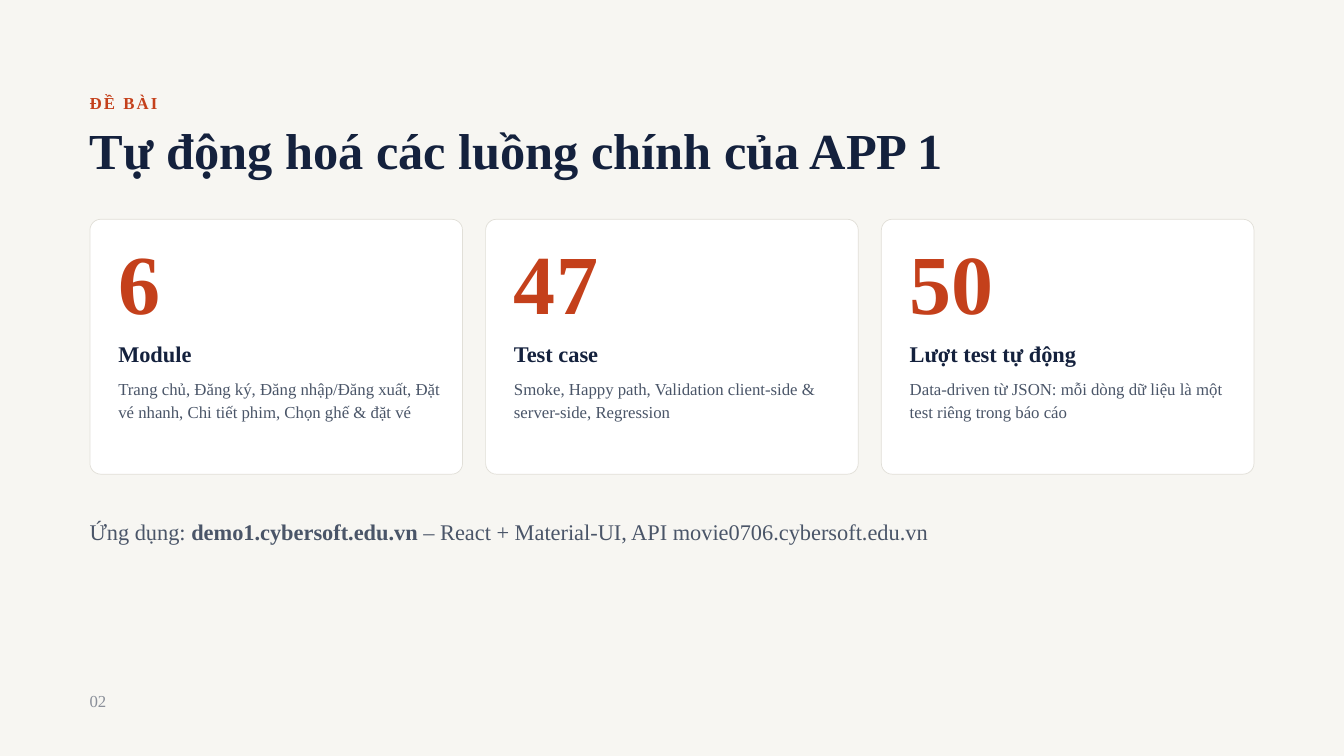
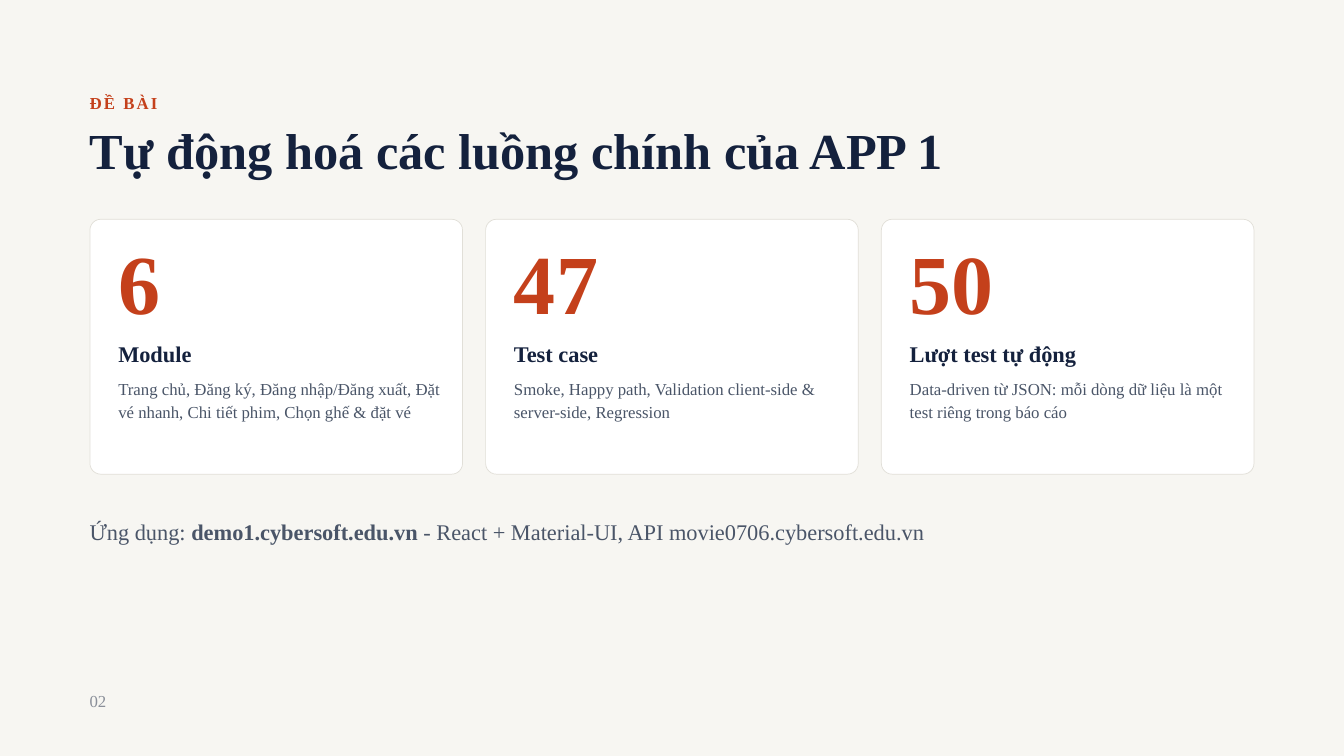
Before and after one commit to kh4nhNLK7068/CapstonePlaywrightTesting19, a slide deck: slide 2 of docs/Capstone Automation - Movie Booking.pptx. Drawn at 1344x756 pixels with LibreOffice and Linux fonts; fonts in the diff are those of the drawing. Boxes give left, top, right and bottom in pixels: in the first picture for what was removed or moved away, otherwise in the second. Text is boxed around its words. In the diff, an @@ line names an element or a change of style, - is before the commit and + after.

```diff
--- a/docs/Capstone Automation - Movie Booking.pptx
+++ b/docs/Capstone Automation - Movie Booking.pptx
@@ text at box(90, 523, 924, 545): text changed @@
-Ứng dụng: demo1.cybersoft.edu.vn – React + Material-UI, API movie0706.cybersoft.edu.vn
+Ứng dụng: demo1.cybersoft.edu.vn - React + Material-UI, API movie0706.cybersoft.edu.vn
```
Also in this commit, not shown: 6 other slides changed, 1 other file.
